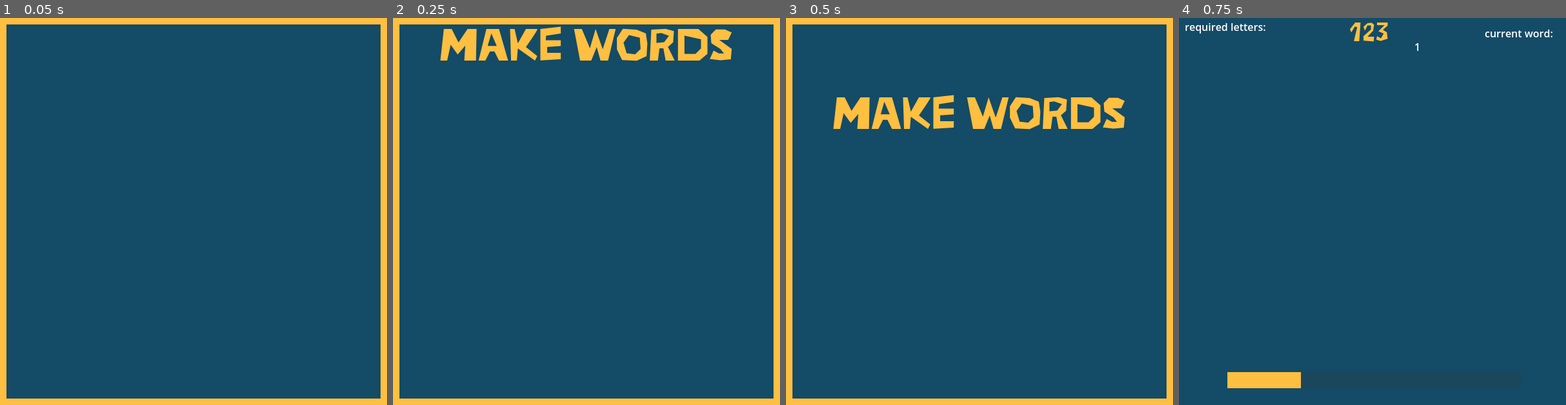
Above: before the commit, frames 1-4 (left to right).
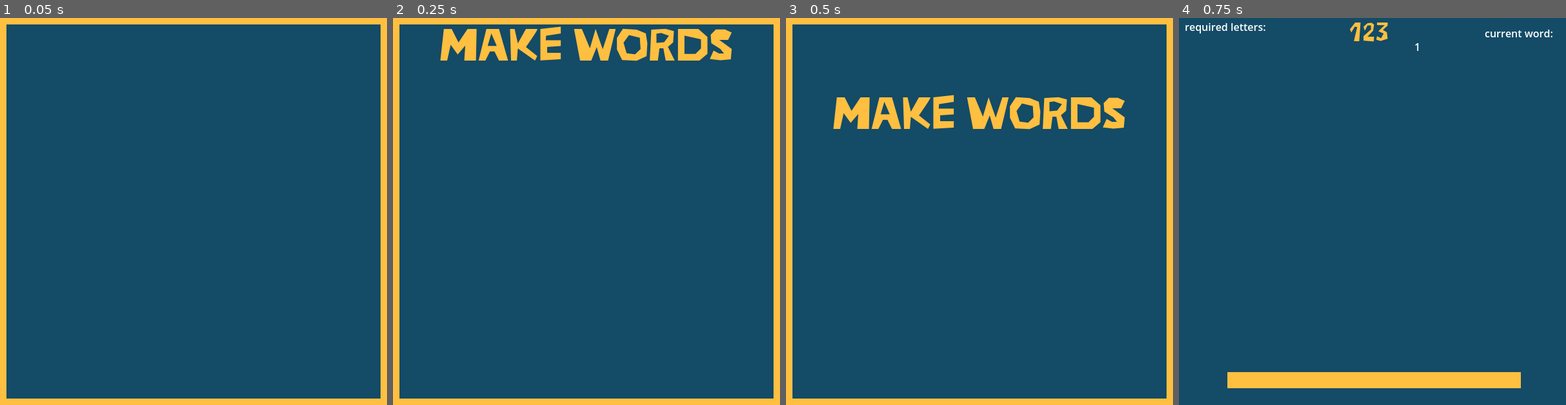
Above: after the commit, the same moments.

Repository: sugarvoid/make-words-dx
Game: Godot game, scene res://game/main_menu.tscn
Two runs of this game, one before a commit and one after it. Both use one fixed random seed, a clock stepped at 60 frames per second and the inputs below.
Inputs:
- Up to frame 1 (0.05 s): no input
- Up to frame 2 (0.25 s): no input
- Up to frame 3 (0.5 s): no input
- Up to frame 4 (0.75 s): tap Space (space) at 0.5 s; hold Space (space) from 0.53 s (still down)

Frames 1-3 are identical in both runs. In frame 4, 2.4% of the frame differs, in the area x 31-89%, y 91-96%.

Commit message:
Start on count down for main game

Diff:
--- a/game/game.gd
+++ b/game/game.gd
@@ -4,8 +4,13 @@
 const p_Letter: PackedScene = preload("res://game/letter_label/letter_label.tscn")
 
 const USED_WORDS_FILE: String = "res://game/player_data/used_words.txt"
+const STARTING_TIME: float = 60.0
 
 var _used_words_list: Array[String]
+
+var chances: int
+var countdown: Timer
+
 
 var VALID_WORDS: Array[String]
 var used_words: Array[String]
@@ -22,9 +27,11 @@
 
 func _ready() -> void:
 	game_round = 1
+	$TextureProgressBar.value = STARTING_TIME
 	$Debug/LblRound.text = str(game_round)
 	load_words_from_file()
 	_update_player_label()
+	print($TextureProgressBar.value)
 
 func load_words_from_file() -> void:
 	var path = "res://game/data/words.txt"
@@ -36,8 +43,15 @@
 	else:
 		push_error("Word list file, not found")
 
+func _go_to_gameover() -> void:
+	get_tree().change_scene_to_file("res://game/game_over.tscn")
+
 func _process(delta) -> void:
-	pass
+	if !$TmrCountDown.is_stopped():
+		$TextureProgressBar.value = $TmrCountDown.time_left
+
+func _start_countdown() -> void:
+	$TmrCountDown.start(STARTING_TIME)
 
 func _input(event) -> void:
 	if event.is_action_pressed("backspace"):
--- a/game/game.tscn
+++ b/game/game.tscn
@@ -123,5 +123,7 @@
 offset_bottom = 574.0
 theme_override_styles/background = SubResource("StyleBoxFlat_y2rc6")
 theme_override_styles/fill = SubResource("StyleBoxFlat_b7h33")
-value = 25.0
+max_value = 60.0
 show_percentage = false
+
+[node name="TmrCountDown" type="Timer" parent="."]
